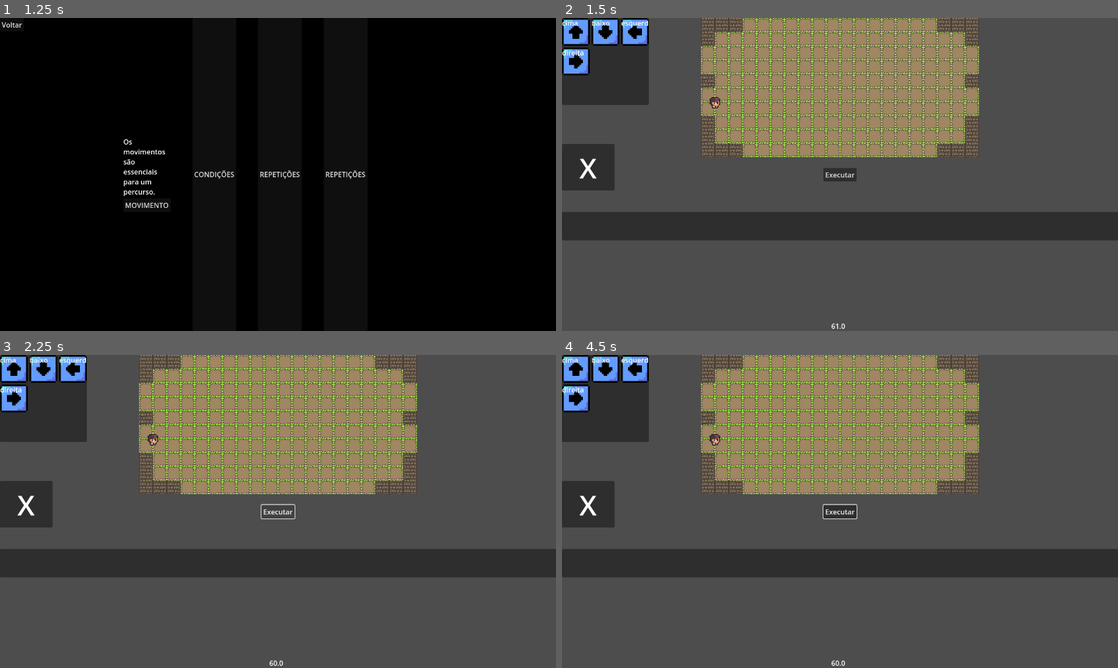
Above: before the commit, frames 1-4 (two rows, left to right).
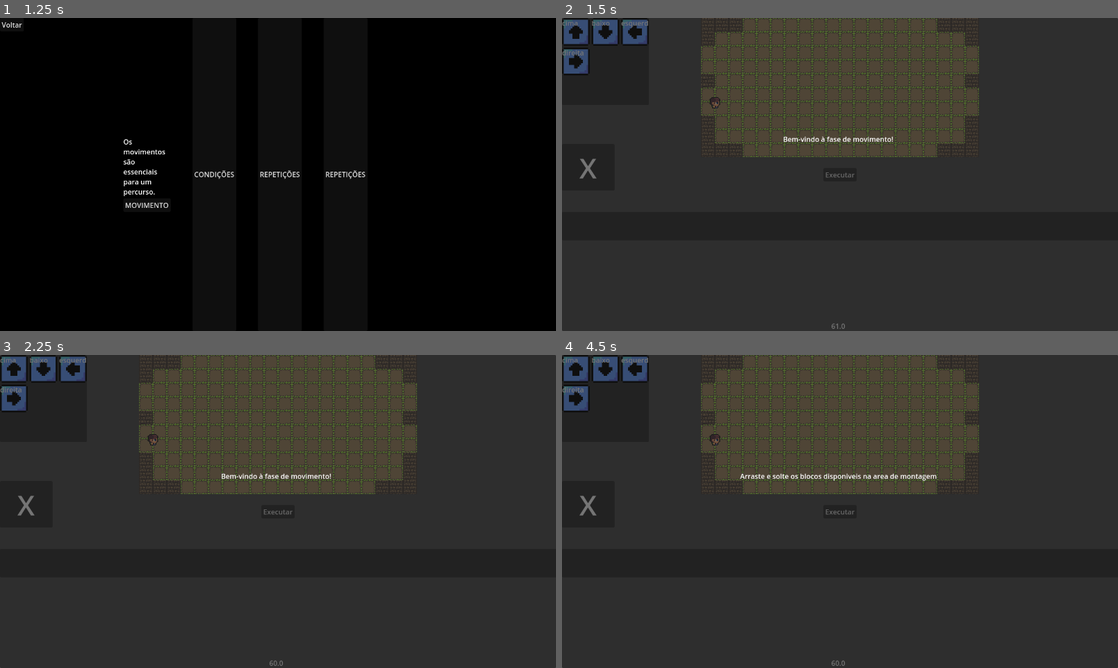
Above: after the commit, the same moments.

Repository: MusgoNato/TCC
Game: Godot game, scene res://scenes/menu.tscn
The game is run twice, just before and just after one commit, with the same random seed, the same clock (stepped at 60 frames per second) and the same inputs. The engine's default icon, where the game draws it, is replaced by a stand-in: a white triangle on a blue panel in a dark square.
Inputs (mouse positions are in pixels of both pictures, inside the frame that each line leads up to):
- Up to frame 1 (1.25 s): click "Começar Jogo" at 0.5 s
- Up to frame 2 (1.5 s): click "MOVIMENTO" at 1.25 s
- Up to frame 3 (2.25 s): click "Executar" at 2 s
- Up to frame 4 (4.5 s): click "Executar" at 2.75 s; click "Executar" at 3.5 s; tap Enter at 4.25 s; move the mouse to (962, 495) at 4.27 s

Frame 1 is identical in both runs. In frame 2, 86% of the frame differs, in the area x 0-100%, y 0-100%; in frame 3, 86%; in frame 4, 86%.

Commit message:
Updates
feat:
- Adicionado instruções passo a passo para o começo da primeira fase.

Diff:
--- a/tcc/scenes/game.tscn
+++ b/tcc/scenes/game.tscn
@@ -1,5 +1,6 @@
-[gd_scene load_steps=9 format=3 uid="uid://cphmefdh7pdgk"]
-
+[gd_scene load_steps=10 format=3 uid="uid://cphmefdh7pdgk"]
+
+[ext_resource type="Script" uid="uid://bak0dsf3rkvof" path="res://scripts/fase.gd" id="1_0tnpc"]
 [ext_resource type="PackedScene" uid="uid://8nclo878o3vn" path="res://scenes/bloco.tscn" id="1_4884w"]
 [ext_resource type="Script" uid="uid://dti8vcdhy4bcj" path="res://scripts/json_manager.gd" id="1_nn3lx"]
 [ext_resource type="Script" uid="uid://y3i0glttfn6q" path="res://scripts/montagem.gd" id="2_jmnhl"]
@@ -17,6 +18,37 @@
 grow_horizontal = 2
 grow_vertical = 2
 size_flags_horizontal = 4
+script = ExtResource("1_0tnpc")
+
+[node name="LayerInstrucoes" type="CanvasLayer" parent="."]
+layer = 2
+
+[node name="Panel" type="Panel" parent="LayerInstrucoes"]
+anchors_preset = 15
+anchor_right = 1.0
+anchor_bottom = 1.0
+grow_horizontal = 2
+grow_vertical = 2
+
+[node name="TextoInstrucoesIniciais" type="RichTextLabel" parent="LayerInstrucoes/Panel"]
+layout_mode = 1
+anchors_preset = -1
+anchor_left = 0.284781
+anchor_top = 0.370611
+anchor_right = 0.70975
+anchor_bottom = 0.712722
+offset_left = 0.47998
+offset_top = 0.159973
+offset_right = -0.480042
+offset_bottom = -0.160004
+grow_horizontal = 2
+grow_vertical = 2
+scroll_active = false
+horizontal_alignment = 1
+metadata/_edit_use_anchors_ = true
+
+[node name="TimerInstrucoes" type="Timer" parent="LayerInstrucoes"]
+one_shot = true
 
 [node name="Debug" type="Node" parent="."]
 script = ExtResource("6_jkxey")
@@ -176,4 +208,5 @@
 grow_vertical = 2
 text = "Executar"
 
+[connection signal="timeout" from="LayerInstrucoes/TimerInstrucoes" to="." method="_on_timer_instrucoes_timeout"]
 [connection signal="button_down" from="BotaoUI/Executar" to="PercursoManager" method="_on_executar_button_down"]
--- /dev/null
+++ b/tcc/scripts/fase.gd
@@ -0,0 +1,37 @@
+class_name Fase
+extends Control
+
+@onready var layer_instrucoes: CanvasLayer = $LayerInstrucoes
+@onready var texto_instrucoes: RichTextLabel = $LayerInstrucoes/Panel/TextoInstrucoesIniciais
+@onready var timer_instrucoes: Timer = $LayerInstrucoes/TimerInstrucoes
+
+var etapa_atual: int = 0
+const TEMPO_INSTRUCOES: int =  3
+
+var instrucoes = [
+	"Bem-vindo à fase de movimento!",
+	"Arraste e solte os blocos disponiveis na area de montagem",
+	"Clique em executar para visualizar o percuso do personagem",
+	"Boa sorte!"
+]
+
+func _ready() -> void:
+	timer_instrucoes.start(1.0)
+	mostrar_instrucao()
+
+func mostrar_instrucao() -> void:
+	if etapa_atual < instrucoes.size():
+		texto_instrucoes.text = instrucoes[etapa_atual]
+		texto_instrucoes.show()
+	else:
+		texto_instrucoes.hide()
+	timer_instrucoes.start(TEMPO_INSTRUCOES)
+	etapa_atual += 1
+
+func _on_timer_instrucoes_timeout() -> void:
+	if etapa_atual >= instrucoes.size():
+		layer_instrucoes.visible = false
+		timer_instrucoes.stop()
+		print("Timer de Instruções encerrado")
+		return
+	mostrar_instrucao()
--- a/tcc/scripts/info_debug.gd
+++ b/tcc/scripts/info_debug.gd
@@ -16,7 +16,7 @@
 
 func _process(delta: float) -> void:
 	delta = delta
-	$"../FPSLayer/FPS".text = str(Engine.get_frames_per_second())
+	fps.text = str(Engine.get_frames_per_second())
 
 	# Recarrega a cena atual
 	if Input.is_action_just_pressed("reload"):
Binary file added: tcc/assets/seta_direcional.png
Not shown, added: tcc/assets/seta_direcional.png.import
Not shown, added: tcc/scripts/fase.gd.uid
